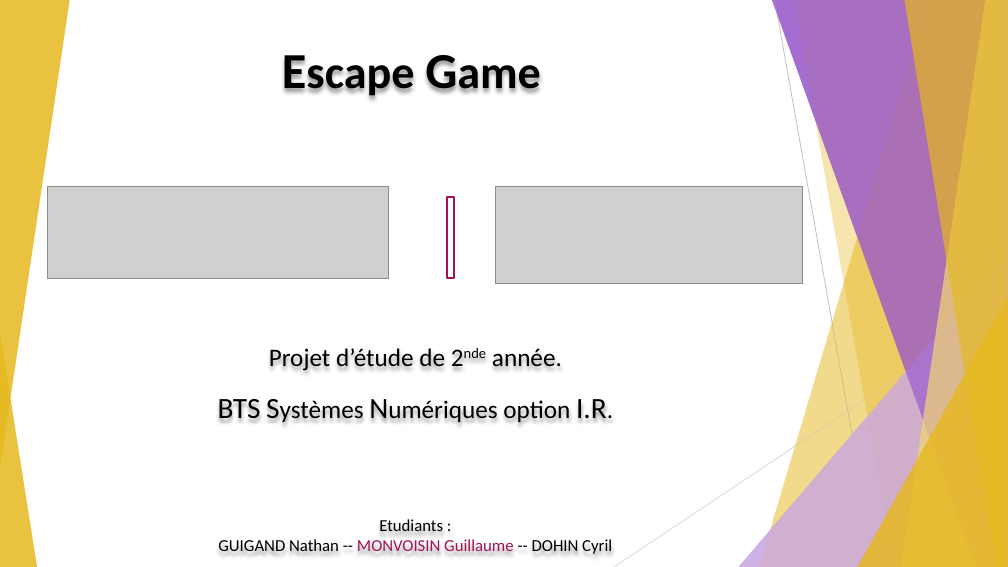
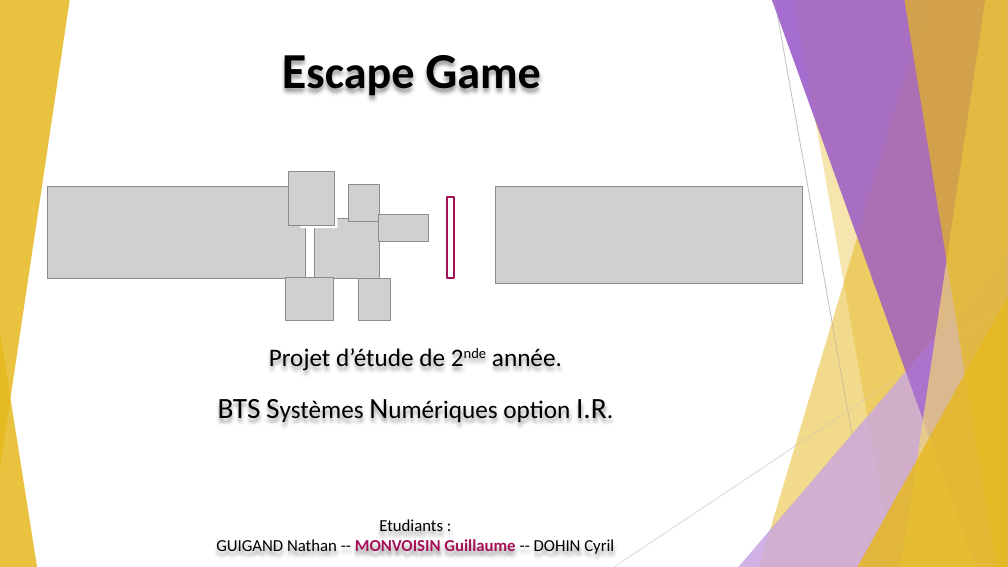
Before and after one commit to GuiguiMvn/Systeme-Escape-Game-Telethon, a slide deck: slide 1 of Guillaume/Documents/Revue 1 de projet étudiant 1 Escape Game Téléthon.pptx. Drawn at 1008x567 pixels with LibreOffice and Linux fonts; fonts in the diff are those of the drawing; grey boxes stand for pictures. Boxes give left, top, right and bottom in pixels: in the first picture for what was removed or moved away, otherwise in the second. Text is boxed around its words. In the diff, an @@ line names an element or a change of style, - is before the commit and + after.

```diff
--- a/Guillaume/Documents/Revue 1 de projet étudiant 1 Escape Game Téléthon.pptx
+++ b/Guillaume/Documents/Revue 1 de projet étudiant 1 Escape Game Téléthon.pptx
@@ picture added at [289,171,334,225] @@
@@ picture: place and size @@
-picture at [47,187,389,278]
+picture at [47,187,306,278]
@@ picture added at [349,185,380,222] @@
@@ rectangle added at [300,212,337,228], fill #FFFFFF @@
@@ picture added at [315,219,380,278] @@
@@ picture added at [379,214,430,240] @@
@@ picture added at [285,278,333,320] @@
@@ picture added at [358,278,390,321] @@
@@ text at [216,538,614,554]: text colour #A31257 to #A51258, bold on in "MONVOISIN Guillaume" @@
```
Also in this commit, not shown: 2 other slides changed, 1 other file.
